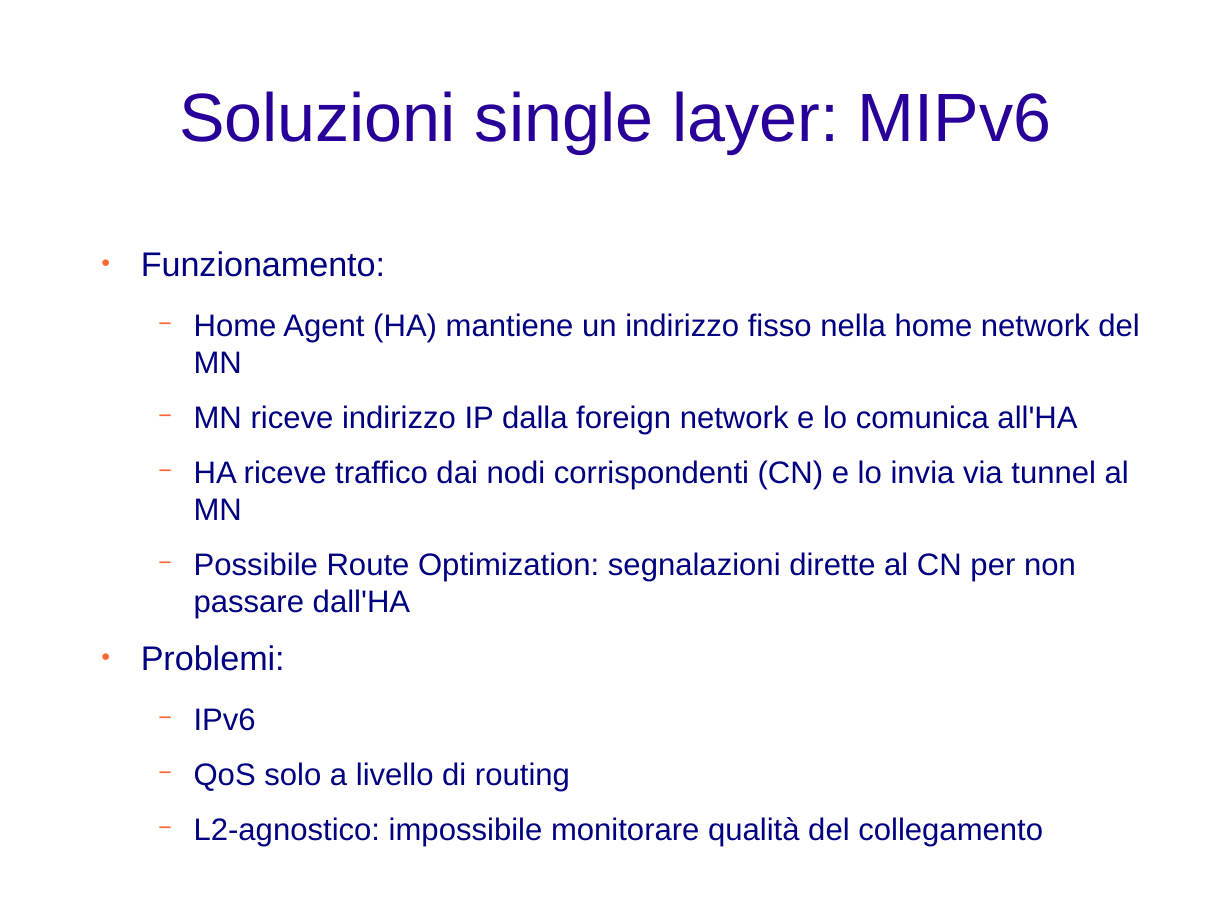
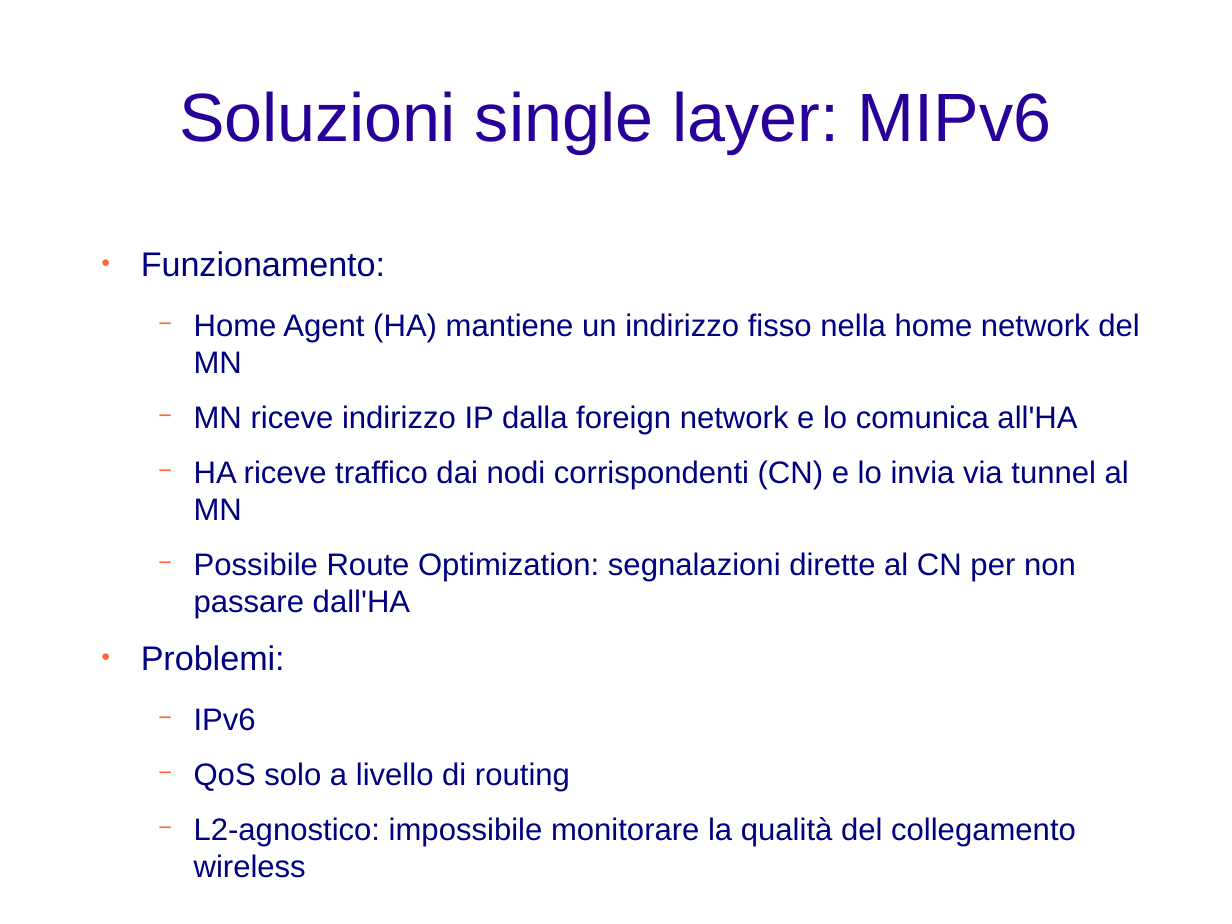
Before and after one commit to rjack/tesi-triennale, a slide deck: slide 4 of presentazione.odp. Drawn at 1232x924 pixels with LibreOffice and Linux fonts; fonts in the diff are those of the drawing; background and template pictures are left out. Boxes give left, top, right and bottom in pixels: in the first picture for what was removed or moved away, otherwise in the second. Text is boxed around its words. In the diff, an @@ line names an element or a change of style, - is before the commit and + after.

```diff
--- a/presentazione.odp
+++ b/presentazione.odp
@@ text at box(194, 817, 1076, 878): text changed @@
-  − L2-agnostico: impossibile monitorare qualità del collegamento
+  − L2-agnostico: impossibile monitorare la qualità del collegamento wireless
```
Also in this commit, not shown: 3 other slides changed.
